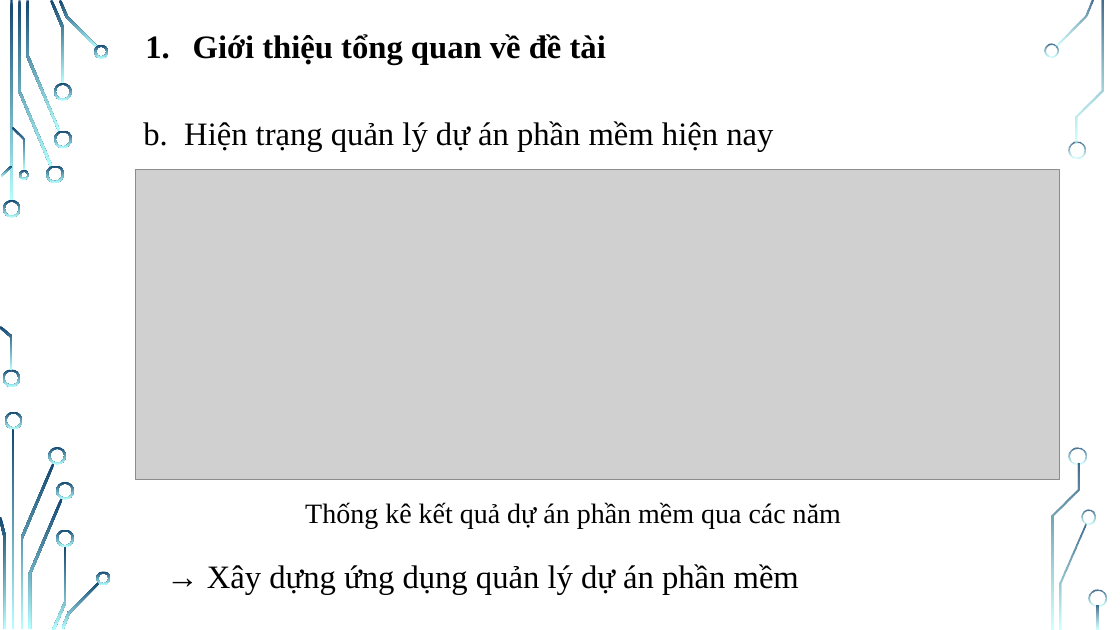
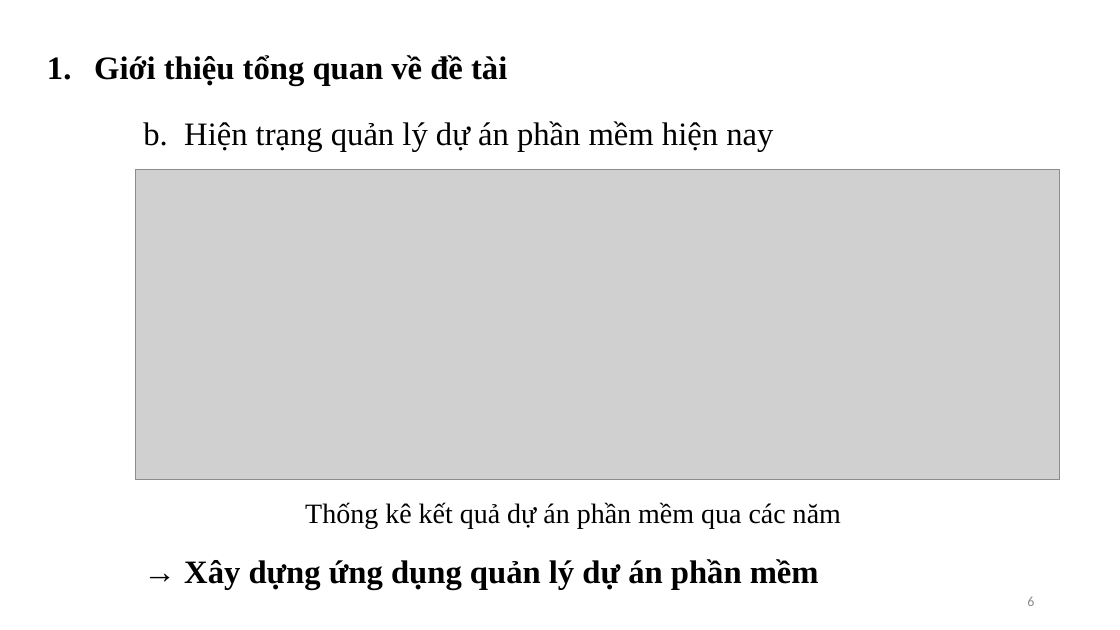
Before and after one commit to NguyenThiHao/DoAnTotNghiep, a slide deck: slide 6 of Documents/Slide do an tot nghiep.pptx. Drawn at 1120x630 pixels with LibreOffice and Linux fonts; fonts in the diff are those of the drawing; grey boxes stand for pictures; background and template pictures are left out. Boxes give left, top, right and bottom in pixels: in the first picture for what was removed or moved away, otherwise in the second. Text is boxed around its words. In the diff, an @@ line names an element or a change of style, - is before the commit and + after.

```diff
--- a/Documents/Slide do an tot nghiep.pptx
+++ b/Documents/Slide do an tot nghiep.pptx
@@ text "Giới thiệu tổng quan về ...": place and size @@
-text "Giới thiệu tổng quan về ..." at (193, 34, 606, 64)
+text "Giới thiệu tổng quan về ..." at (94, 55, 507, 85)
@@ text "→ Xây dựng ứng dụng ...": place and size @@
-text "→ Xây dựng ứng dụng ..." at (207, 564, 799, 595)
+text "→ Xây dựng ứng dụng ..." at (184, 559, 819, 589)
@@ text "→ Xây dựng ứng dụng ..." at (184, 559, 819, 589): bold on @@
@@ page number added at (1027, 597, 1034, 606), 12 pt, text #8C8C8C @@
+6
@@ group removed at (0, 0, 1107, 630): 33 freeform shapes, 3 rectangles @@
```
Also in this commit, not shown: 18 other slides changed, 9 slides added, 2 slides removed, 25 other files.
